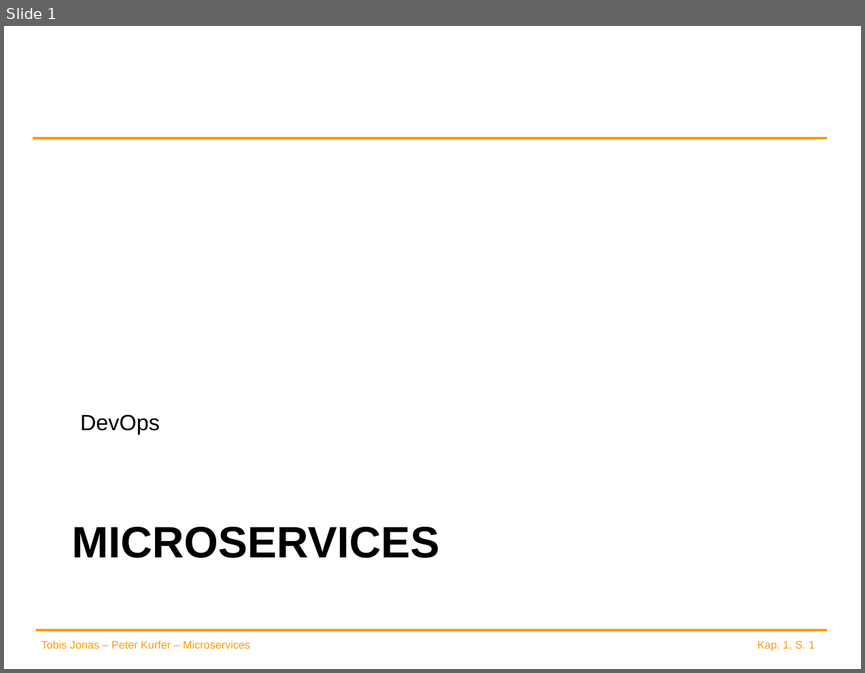
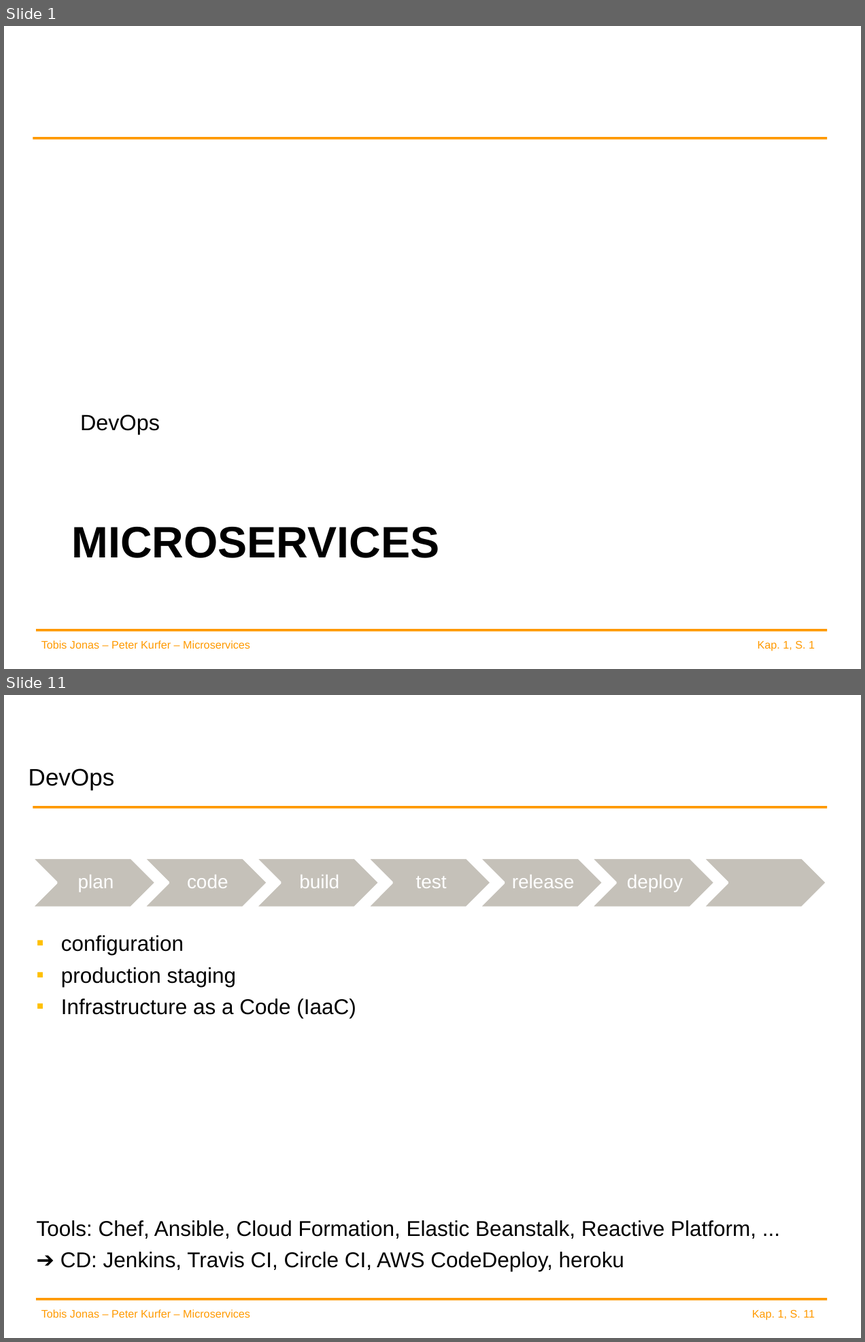
Before and after one commit to spoeck/Lectures, a slide deck: 03-DevOps/DevOps.pptx. Shown one above the other, each under a label of ours: slide 1 before the commit, slides 1 and 11 after it; the slides between them are not shown. The pictures are 865x673 and 865x1342 pixels, drawn with LibreOffice and Linux fonts; fonts in the diff are those of the drawing; background and template pictures are left out. Boxes give left, top, right and bottom in pixels: in the first picture for what was removed or moved away, otherwise in the second. Text is boxed around its words. In the diff, an @@ line names an element or a change of style, - is before the commit and + after.

```diff
--- a/03-DevOps/DevOps.pptx
+++ b/03-DevOps/DevOps.pptx
@@ slide 11 added at box(4, 695, 861, 1338), background #FFFFFF; not listed: 4 template elements that a slide beside it also shows @@
@@ title added at box(28, 768, 115, 790), 20 pt, text #000000 @@
+DevOps
@@ group added at box(31, 858, 827, 907): 7 chevrons, 6 texts @@
+plan
+code
+build
+test
+release
+deploy
@@ text added at box(37, 935, 756, 1271), 18 pt, text #000000 @@
+▪ configuration
+▪ production staging
+▪ Infrastructure as a Code (IaaC)
+Tools: Chef, Ansible, Cloud Formation, Elastic Beanstalk, Reactive Platform, ...
+➔ CD: Jenkins, Travis CI, Circle CI, AWS CodeDeploy, heroku
```
Also in this commit, not shown: 1 slide changed, 11 other slides added.
